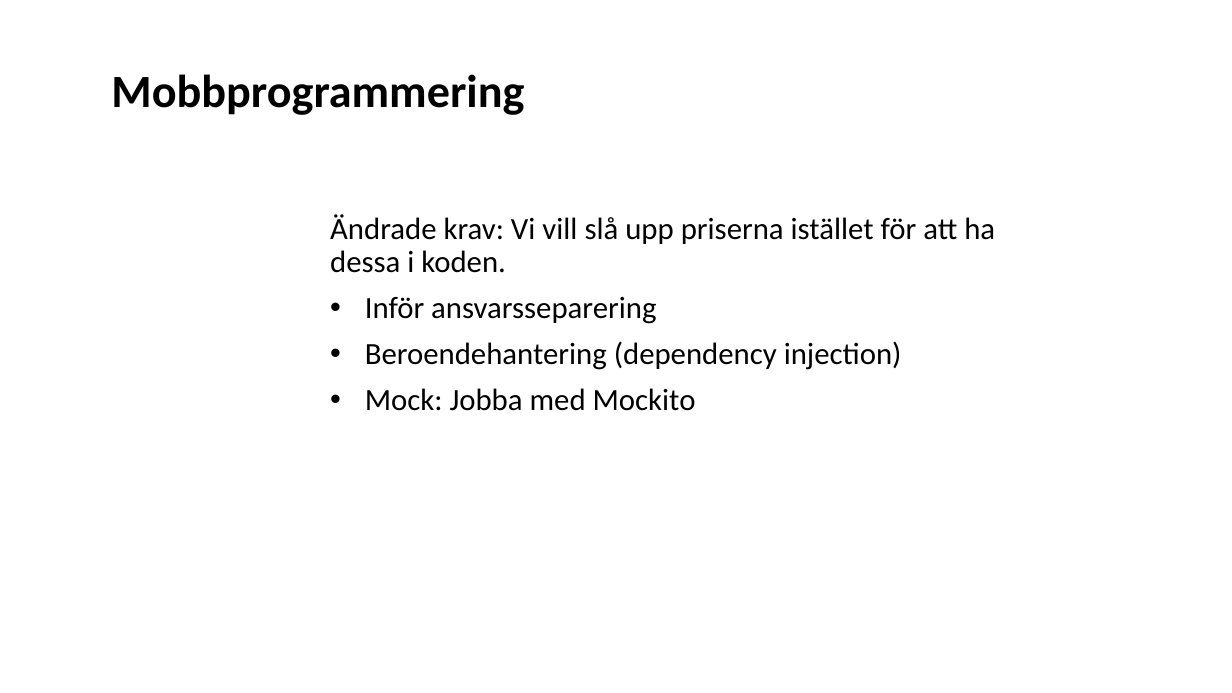
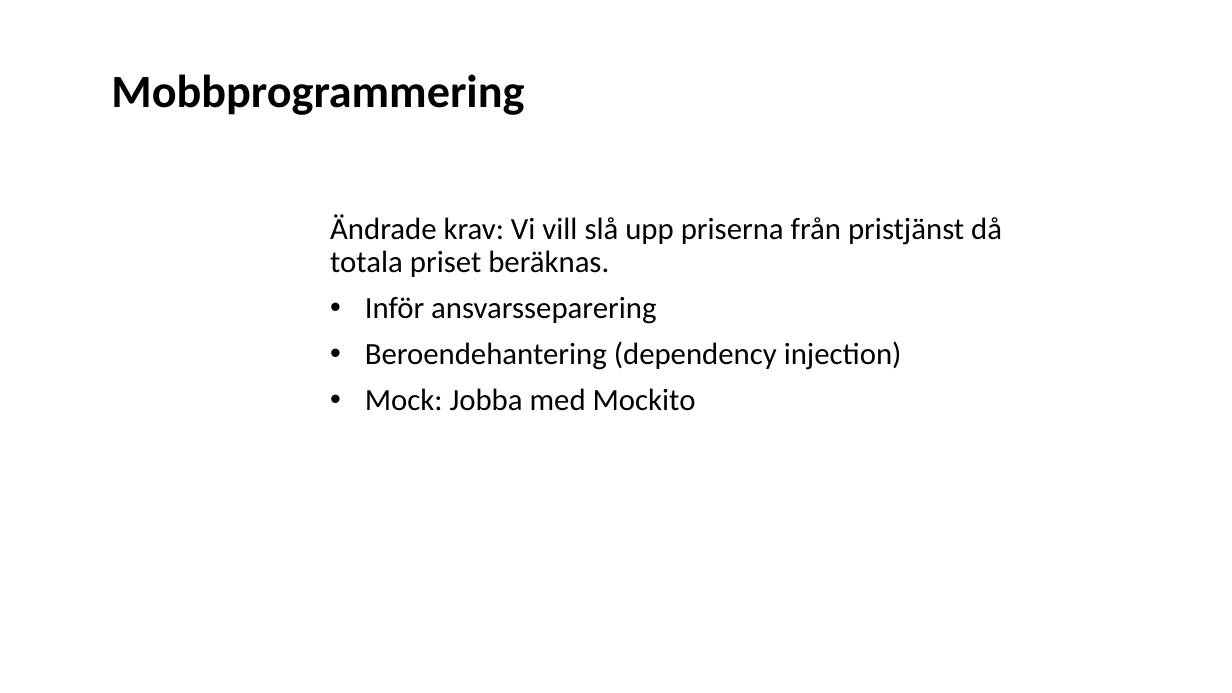
Before and after one commit to Omegapoint/tdd-lab, a slide deck: slide 13 of TDD-Presentation.pptx. Drawn at 1232x693 pixels with LibreOffice and Linux fonts; fonts in the diff are those of the drawing. Boxes give left, top, right and bottom in pixels: in the first picture for what was removed or moved away, otherwise in the second. Text is boxed around its words. In the diff, an @@ line names an element or a change of style, - is before the commit and + after.

Commit message:
Presentaion uppdaterad

```diff
--- a/TDD-Presentation.pptx
+++ b/TDD-Presentation.pptx
@@ subtitle at bbox=[330, 214, 1002, 277]: text changed @@
-Ändrade krav: Vi vill slå upp priserna istället för att ha dessa i koden.
+Ändrade krav: Vi vill slå upp priserna från pristjänst då totala priset beräknas.
```
